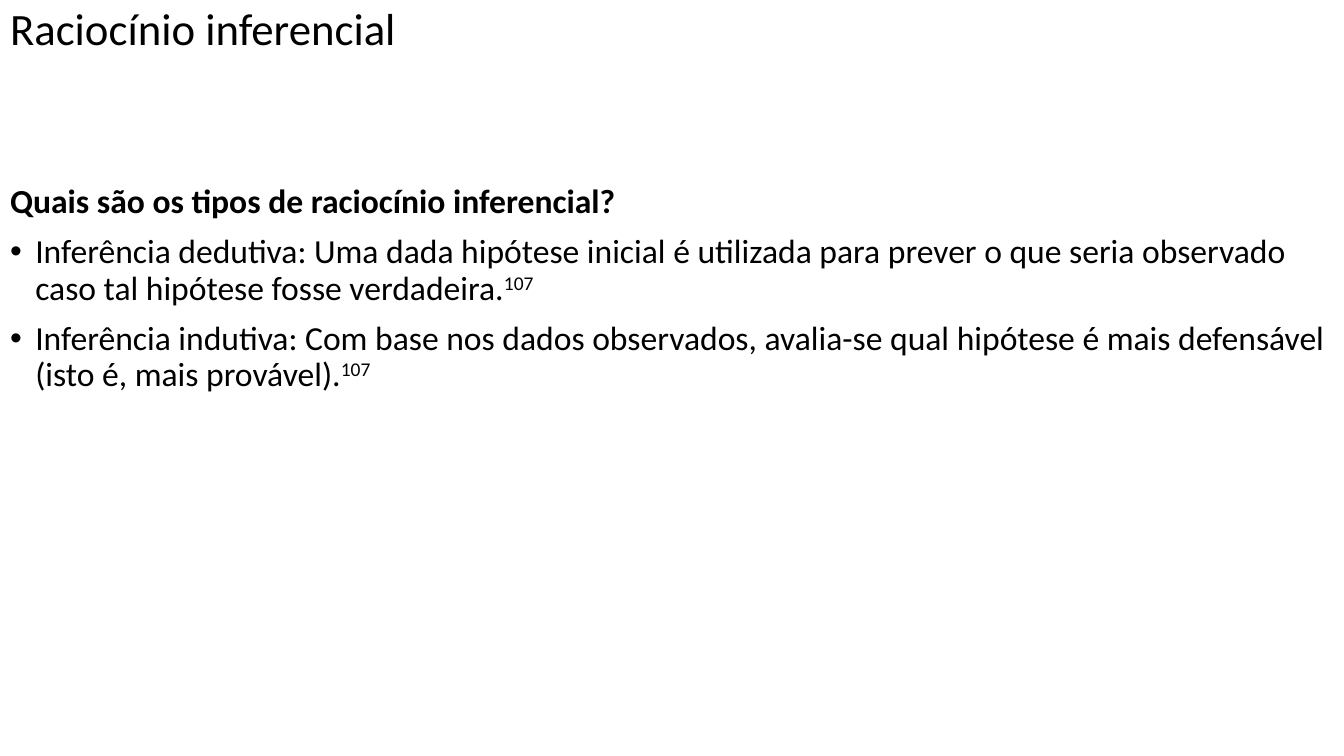
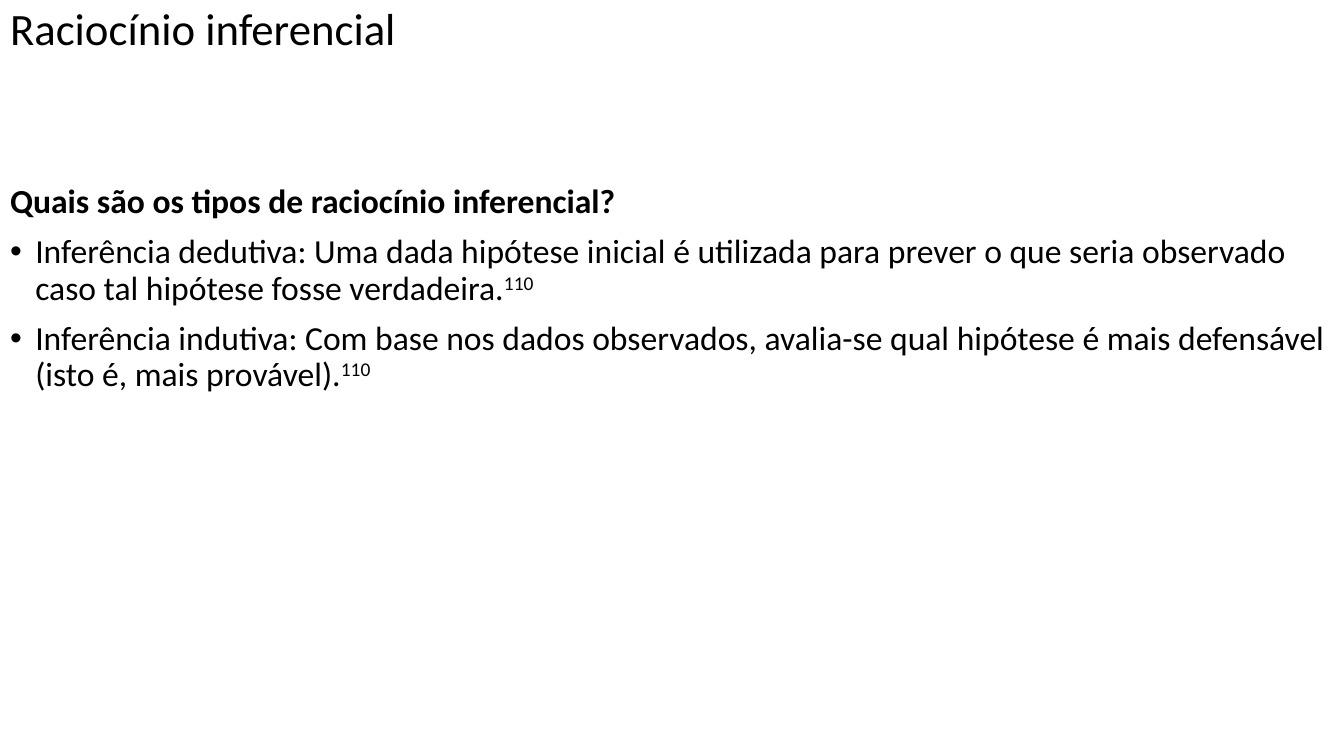
Before and after one commit to FerreiraAS/Ciencia-com-R, a slide deck: slide 84 of docs/Ciencia-com-R.pptx. Drawn at 1344x756 pixels with LibreOffice and Linux fonts; fonts in the diff are those of the drawing. Boxes give left, top, right and bottom in pixels: in the first picture for what was removed or moved away, otherwise in the second. Text is boxed around its words. In the diff, an @@ line names an element or a change of style, - is before the commit and + after.

```diff
--- a/docs/Ciencia-com-R.pptx
+++ b/docs/Ciencia-com-R.pptx
@@ text at [35, 239, 1324, 392]: text changed @@
-• Inferência dedutiva: Uma dada hipótese inicial é utilizada para prever o que seria observado caso tal hipótese fosse verdadeira.107
-• Inferência indutiva: Com base nos dados observados, avalia-se qual hipótese é mais defensável (isto é, mais provável).107
+• Inferência dedutiva: Uma dada hipótese inicial é utilizada para prever o que seria observado caso tal hipótese fosse verdadeira.110
+• Inferência indutiva: Com base nos dados observados, avalia-se qual hipótese é mais defensável (isto é, mais provável).110
```
Also in this commit, not shown: 35 other slides changed, 37 other files.
